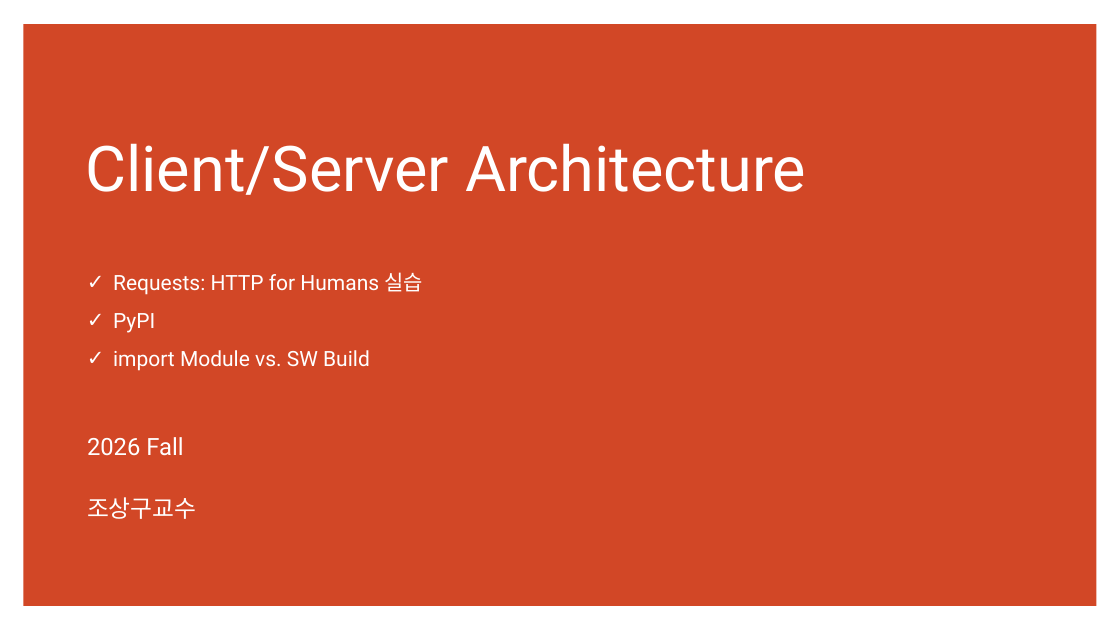
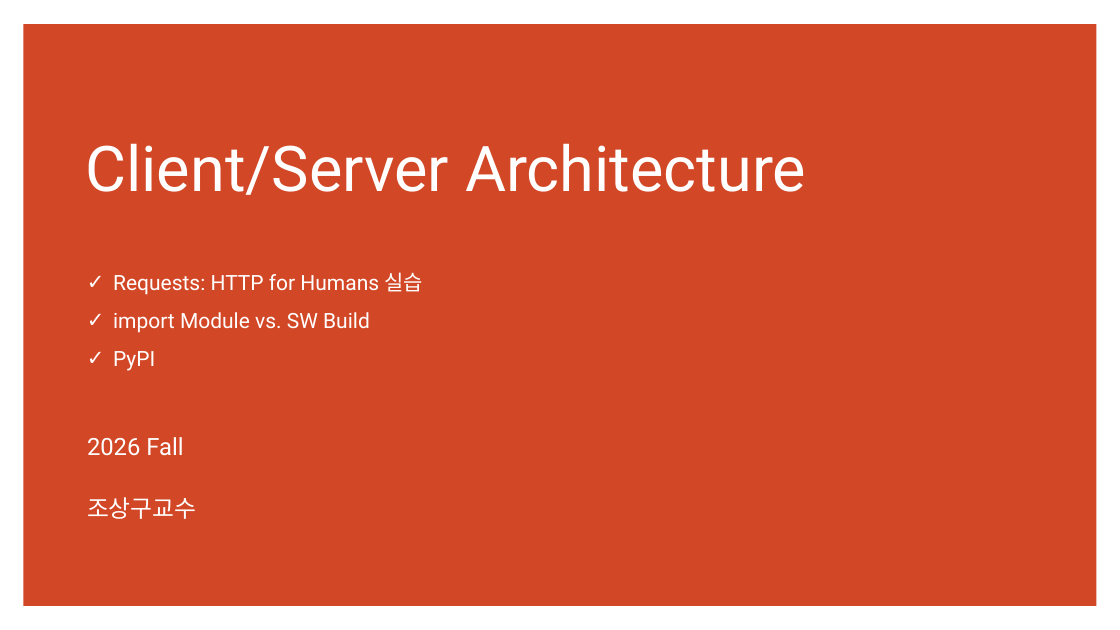
Before and after one commit to ancestor9/2026_Fall_AI-Workflow, a slide deck: slide 11 of PPTs/App Deployment.pptx (slide 8 before the commit). Drawn at 1120x630 pixels with LibreOffice and Linux fonts; fonts in the diff are those of the drawing. Boxes give left, top, right and bottom in pixels: in the first picture for what was removed or moved away, otherwise in the second. Text is boxed around its words. In the diff, an @@ line names an element or a change of style, - is before the commit and + after.

```diff
--- a/PPTs/App Deployment.pptx
+++ b/PPTs/App Deployment.pptx
@@ text at [113,312,370,333]: paragraph added @@
+✓ import Module vs. SW Build
@@ text at [113,350,370,371]: paragraph removed @@
-✓ import Module vs. SW Build
```
Also in this commit, not shown: 13 other slides changed, 30 slides added, 1 slide removed.
